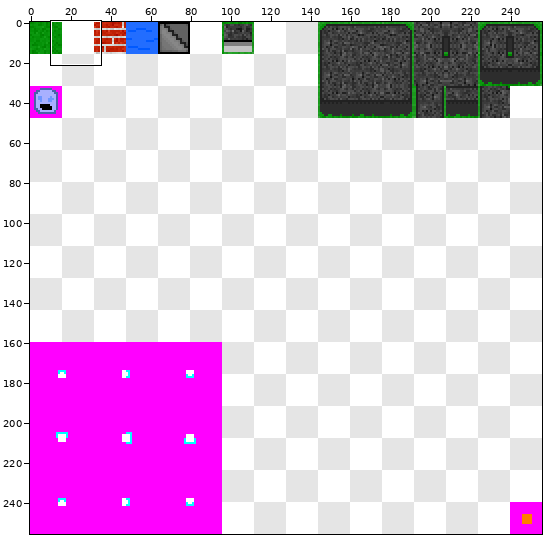
Two versions of one sprite sheet, Gambit/res/textures/spritesheet.png. Above, an overview of the earlier version with the close-up marked.
Close-up. First the earlier version:
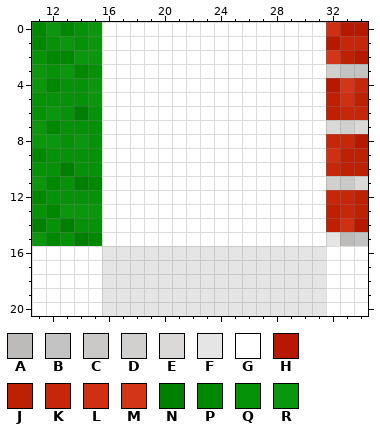
The file is 256x256 pixels. Colours within 5 levels of each other are drawn and written as one. Shown: x 11..34, y 0..20. The commit also changed other parts of the picture, which this record leaves out.
Palette (. is transparent): A #bcbbb9  B #c3c3c3  C #cac9c8  D #d1d0cf  E #dad9d8  F #e5e5e5  G #ffffff  H #b71800  J #be2004  K #c6270b  L #cf2f13  M #d33519  N #008001  P #008801  Q #059108  R #0a970e
Pixels before, first column x 11:
 0 PRPQRGGGGGGGGGGGGGGGGLHH
 1 PQRQRGGGGGGGGGGGGGGGGHKK
 2 QPPRRGGGGGGGGGGGGGGGGMJH
 3 RQRPQGGGGGGGGGGGGGGGGDBB
 4 RPQQRGGGGGGGGGGGGGGGGHMK
 5 QQQQRGGGGGGGGGGGGGGGGJLJ
 6 QRQNQGGGGGGGGGGGGGGGGJKK
 7 RPQQQGGGGGGGGGGGGGGGGEDE
 8 RRQRQGGGGGGGGGGGGGGGGKKH
 9 PQQQQGGGGGGGGGGGGGGGGLJJ
10 QQNQQGGGGGGGGGGGGGGGGKJJ
11 RPQNPGGGGGGGGGGGGGGGGDCE
12 PQQQQGGGGGGGGGGGGGGGGKKJ
13 QPRRRGGGGGGGGGGGGGGGGJKJ
14 NQNQQGGGGGGGGGGGGGGGGJLH
15 RPQNPGGGGGGGGGGGGGGGGFAB
16 GGGGGFFFFFFFFFFFFFFFFGGG
17 GGGGGFFFFFFFFFFFFFFFFGGG
18 GGGGGFFFFFFFFFFFFFFFFGGG
19 GGGGGFFFFFFFFFFFFFFFFGGG
20 GGGGGFFFFFFFFFFFFFFFFGGG
The same view after the edit:
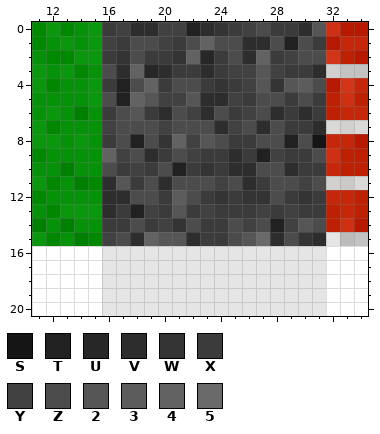
Colours new in this view: S #151515  T #212121  U #272727  V #2d2d2d  W #343434  X #3b3b3b  Y #414141  Z #4c4c4c  2 #565656  3 #5c5c5c  4 #626262  5 #696969
Diff:
y 0: x 16..31 GGGGGGGGGGGGGGGG -> XYVVYYTVWXYZXXV2
y 1: x 16..31 GGGGGGGGGGGGGGGG -> YXZZYXZ4ZZVVZTZX
y 2: x 16..31 GGGGGGGGGGGGGGGG -> XWZXXW4UXZV4XYZZ
y 3: x 16..31 GGGGGGGGGGGGGGGG -> ZV4UVXXVXYY2YXXV
y 4: x 16..31 GGGGGGGGGGGGGGGG -> XTZ4XZZXWXY2W23Z
y 5: x 16..31 GGGGGGGGGGGGGGGG -> ZT42YY2VVYXZZXZX
y 6: x 16..31 GGGGGGGGGGGGGGGG -> XZ2XVZYVZXYZVXVX
y 7: x 16..31 GGGGGGGGGGGGGGGG -> YZZZYZZZVYZVZXXV
y 8: x 16..31 GGGGGGGGGGGGGGGG -> XZTZW4Y2ZXXZZTZS
y 9: x 16..31 GGGGGGGGGGGGGGGG -> 4YZVXZYXXVXTYXXZ
y 10: x 16..31 GGGGGGGGGGGGGGGG -> ZXYXZTXWXVVZZVXX
y 11: x 16..31 GGGGGGGGGGGGGGGG -> V2XZVZZZYZVXZZYZ
y 12: x 16..31 GGGGGGGGGGGGGGGG -> VVZZX3ZXWXWWZXWX
y 13: x 16..31 GGGGGGGGGGGGGGGG -> VXTYX2XYXXXYXYXX
y 14: x 16..31 GGGGGGGGGGGGGGGG -> XXZXYWZXXZYZTY2Z
y 15: x 16..31 GGGGGGGGGGGGGGGG -> YZV422VXXZ25VZWV
